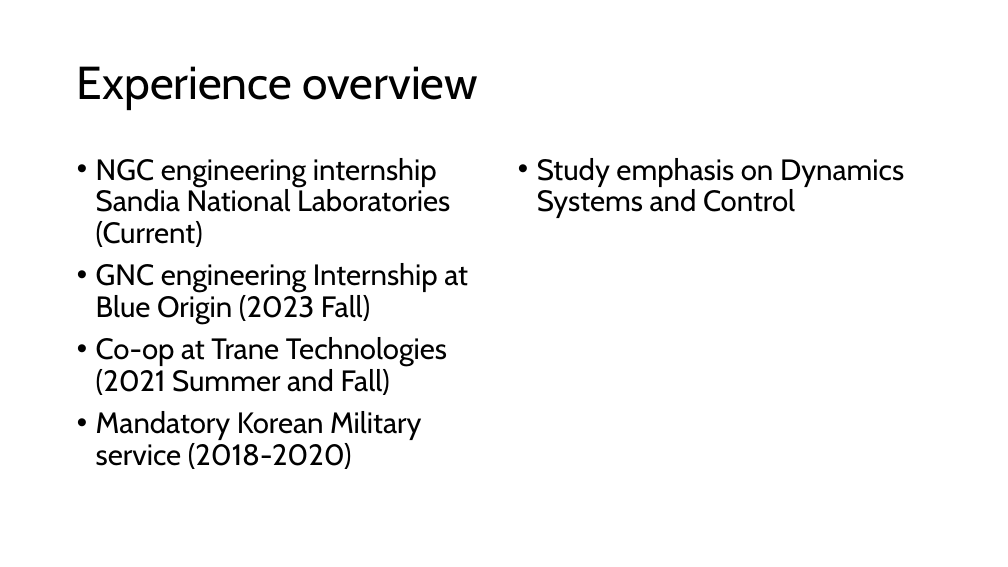
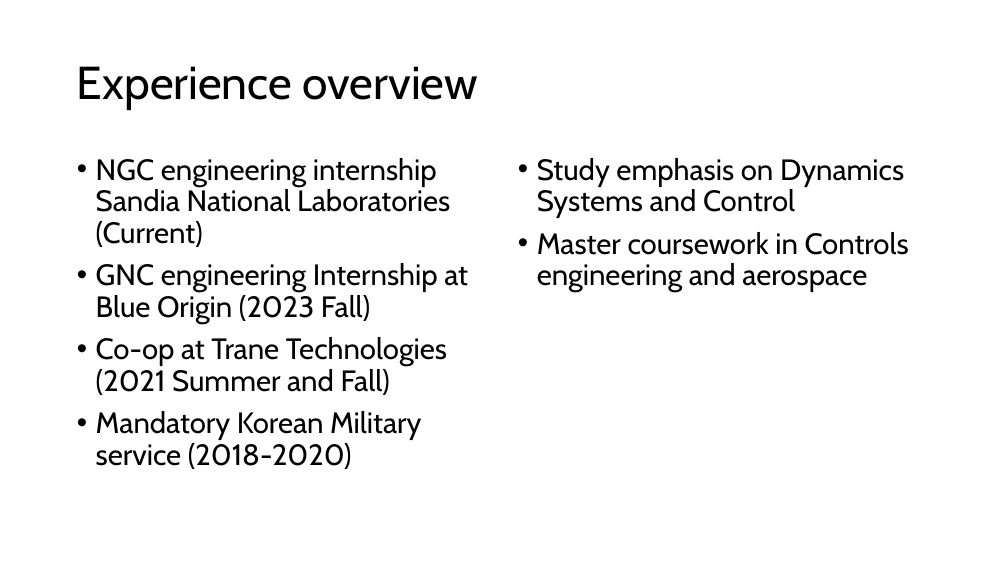
Before and after one commit to BamtolYy/2024-Summer, a slide deck: slide 3 of Employment/Bonsuck Koo.pptx. Drawn at 1008x567 pixels with LibreOffice and Linux fonts; fonts in the diff are those of the drawing. Boxes give left, top, right and bottom in pixels: in the first picture for what was removed or moved away, otherwise in the second. Text is boxed around its words. In the diff, an @@ line names an element or a change of style, - is before the commit and + after.

```diff
--- a/Employment/Bonsuck Koo.pptx
+++ b/Employment/Bonsuck Koo.pptx
@@ text at (537, 232, 909, 293): paragraph added @@
+• Master coursework in Controls engineering and aerospace
```
Also in this commit, not shown: 1 other slide changed, 4 slides added.
